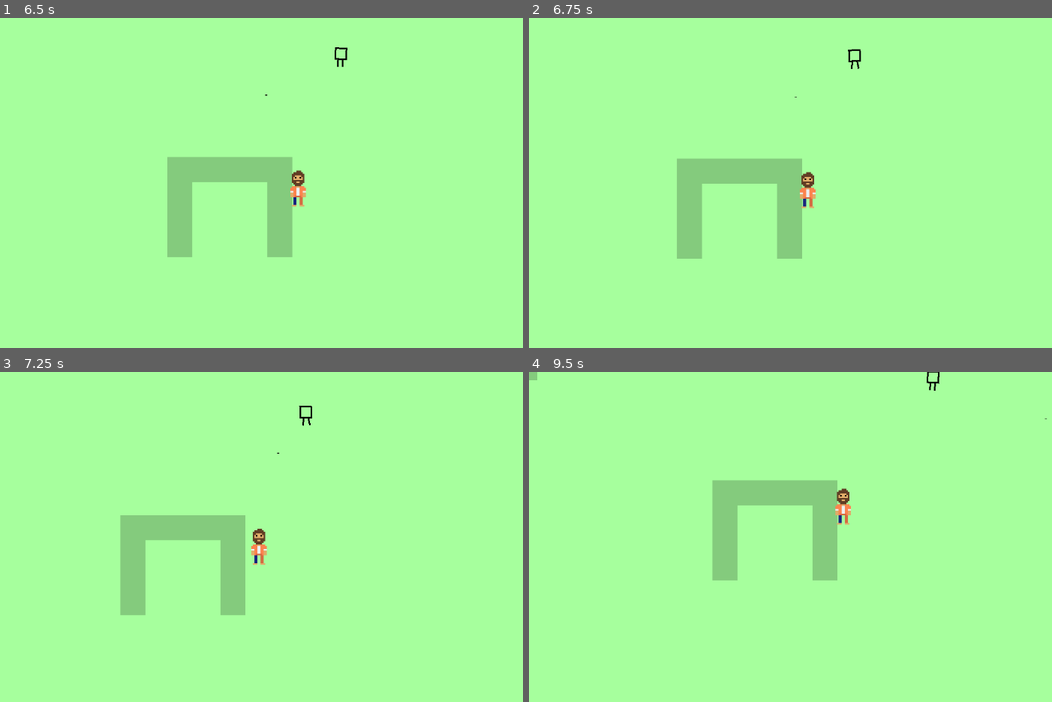
Above: before the commit, frames 1-4 (two rows, left to right).
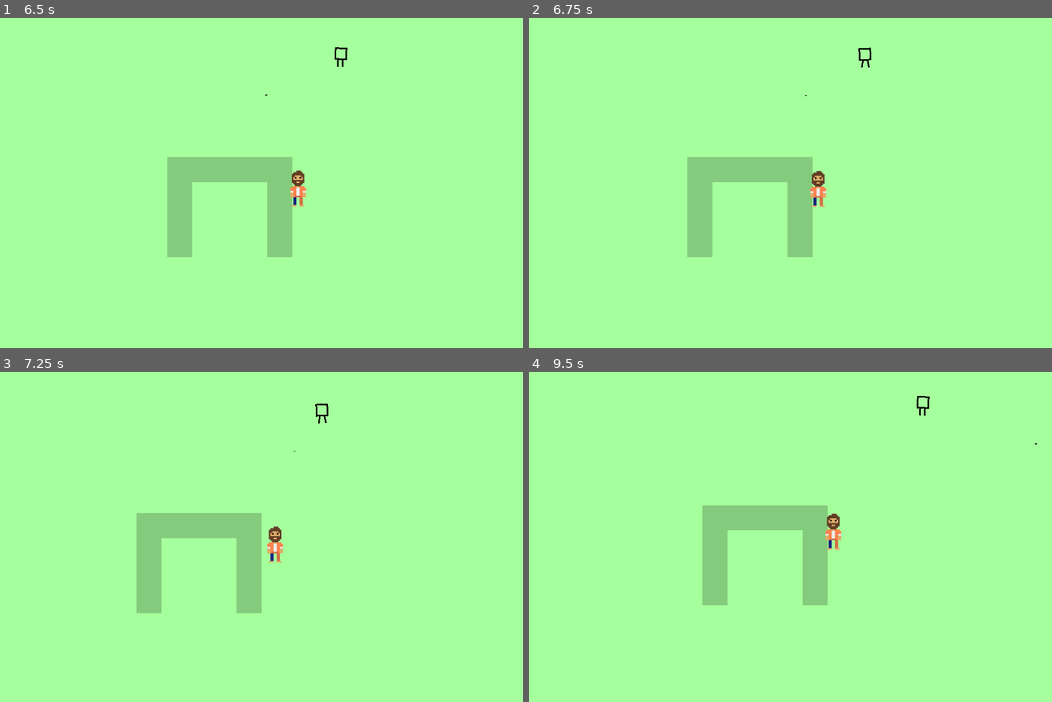
Above: after the commit, the same moments.

Repository: em-2233/game1
Game: Godot game, scene res://scenes/demo.tscn
The game is run twice, just before and just after one commit, with the same random seed, the same clock (stepped at 60 frames per second) and the same inputs.
Inputs (mouse positions are in pixels of both pictures, inside the frame that each line leads up to):
- Up to frame 1 (6.5 s): move the mouse to (434, 169) at 0.52 s; hold A (a) 0.53-1.28 s; tap D (d) at 0.8, 1.35, 3.8, 4.35 s; move the mouse to (177, 202) at 1.27 s; tap S (s) at 1.55, 4.55, 5.85 s; move the mouse to (360, 113) at 2.02 s; hold S (s) 2.03-2.78 s; tap W (w) at 2.3, 2.85, 5.3 s; move the mouse to (271, 255) at 2.77 s; tap A (a) at 3.05, 6.05 s; move the mouse to (481, 235) at 3.52 s; hold A (a) 3.53-4.28 s; move the mouse to (120, 136) at 4.27 s; move the mouse to (329, 186) at 5.02 s; press the mouse at (329, 186) at 5.03 s; move the mouse to (209, 103) at 5.77 s; release the mouse at (209, 103) at 5.78 s
- Up to frame 2 (6.75 s): move the mouse to (963, 169) at 6.52 s; hold Space (space) from 6.53 s (still down)
- Up to frame 3 (7.25 s): keep holding Space (space); tap D (d) at 6.8 s
- Up to frame 4 (9.5 s): move the mouse to (706, 556) at 7.27 s; release Space (space) at 7.28 s; tap W (w) at 7.35, 8.3 s; tap S (s) at 7.55 s; move the mouse to (889, 467) at 8.02 s; hold A (a) 8.03-8.78 s; move the mouse to (800, 609) at 8.77 s; tap D (d) at 8.85 s; tap A (a) at 9.05 s

Frame 1 is identical in both runs. In frame 2, 2.7% of the frame differs, in the area x 28-66%, y 8-73%; in frame 3, 3.9%; in frame 4, 5.5%, in the area x 0-99%, y 0-71%.

Commit message:
polished up the camera drift

Diff:
--- a/scenes/demo.tscn
+++ b/scenes/demo.tscn
@@ -60,11 +60,10 @@
 [node name="CharacterBody2D" parent="." instance=ExtResource("4_ok1j3")]
 position = Vector2(136, 23)
 
-[node name="Camera2D" type="Camera2D" parent="CharacterBody2D" node_paths=PackedStringArray("player")]
+[node name="Camera2D" type="Camera2D" parent="CharacterBody2D"]
 zoom = Vector2(1.5, 1.5)
 position_smoothing_speed = 3.0
 script = ExtResource("5_u1flx")
-player = NodePath("..")
 
 [node name="Main" parent="." instance=ExtResource("6_mpd16")]
 position = Vector2(-146, 17)
--- a/scripts/camera_follow_mouse.gd
+++ b/scripts/camera_follow_mouse.gd
@@ -1,31 +1,18 @@
-# Drifts the camera towards the mouse relative to the player
+# Drifts the camera with respect to the mouse position
 extends Camera2D
 
-@export var player : CharacterBody2D
-@export var max_drift : float = 30
-var player_position : Vector2
-var mouse_position : Vector2
-var drift_direction : Vector2
 var combat_mode : bool = false
-
-func _ready() -> void:
-	pass
-
 
 func _process(delta: float) -> void:
 	# Camera drift logic
 	if combat_mode:
-		if player:
-			player_position = player.global_position
-			mouse_position = get_global_mouse_position()
-			drift_direction = mouse_position - player_position
-			if drift_direction.length() > max_drift:
-				drift_direction = drift_direction.normalized() * max_drift
+		position = lerp(position, get_local_mouse_position()/4, delta * 2)
+	else:
+		position = lerp(position, Vector2(0,0), delta * 3)
 
-			position = lerp(position, drift_direction , delta * 3)
 	position_smoothing_enabled = not combat_mode
 
-# Toggles mouse visibility with ESC key
+# Toggles combat_mode with SPACE
 func _input(event):
 	if event.is_action_pressed('space'):
 		if(combat_mode):
